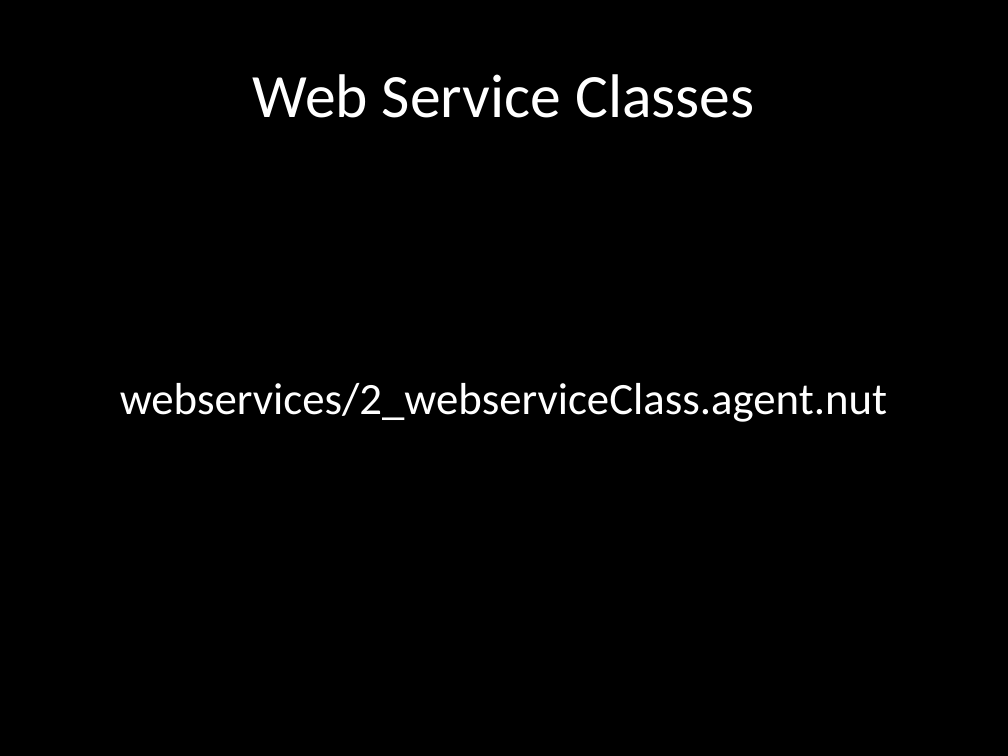
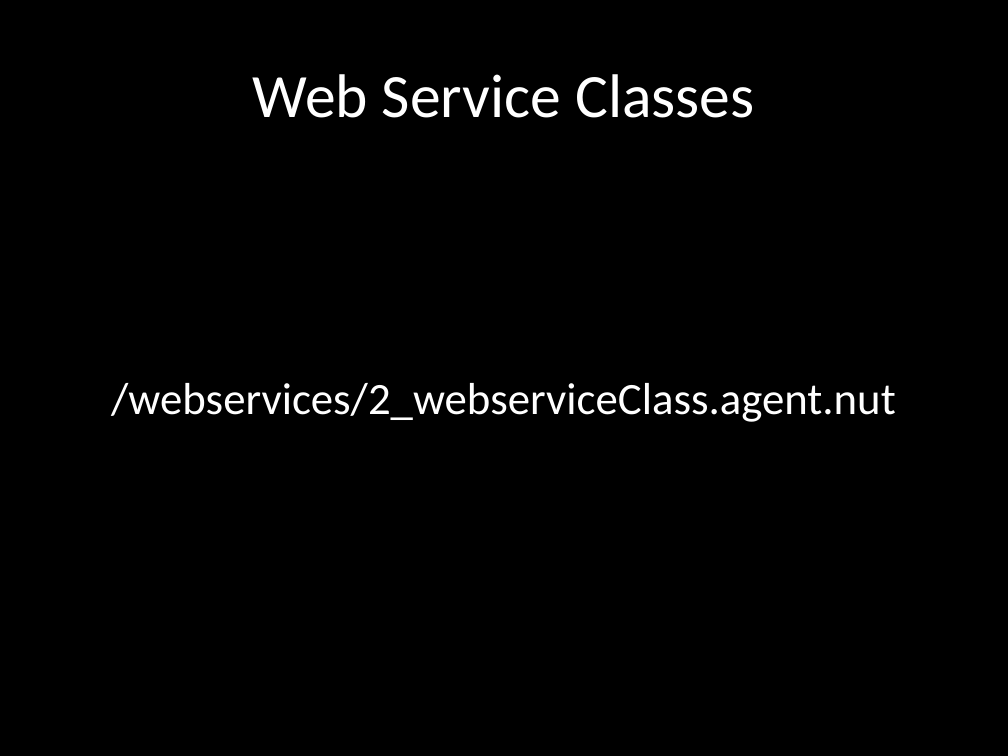
Before and after one commit to cat-haines/imp201, a slide deck: slide 38 of Electric Imp 201.pptx. Drawn at 1008x756 pixels with LibreOffice and Linux fonts; fonts in the diff are those of the drawing. Boxes give left, top, right and bottom in pixels: in the first picture for what was removed or moved away, otherwise in the second. Text is boxed around its words. In the diff, an @@ line names an element or a change of style, - is before the commit and + after.

```diff
--- a/Electric Imp 201.pptx
+++ b/Electric Imp 201.pptx
@@ text at box(111, 383, 896, 422): text changed @@
-webservices/2_webserviceClass.agent.nut
+/webservices/2_webserviceClass.agent.nut
```
Also in this commit, not shown: 2 other slides changed, 1 other file.
